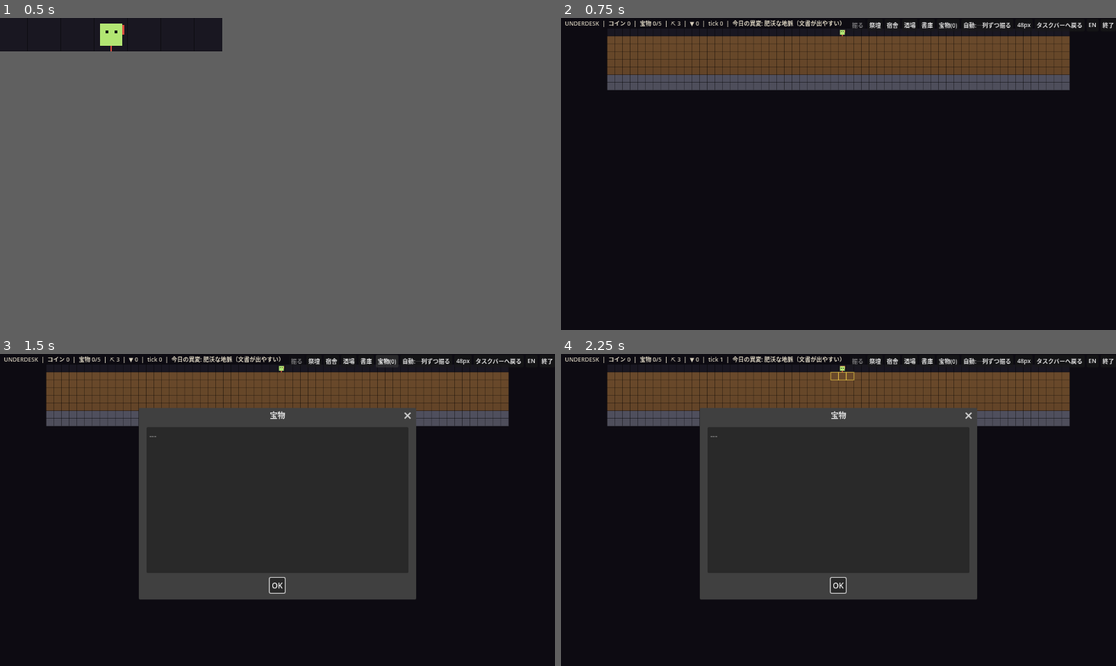
Above: before the commit, frames 1-4 (two rows, left to right).
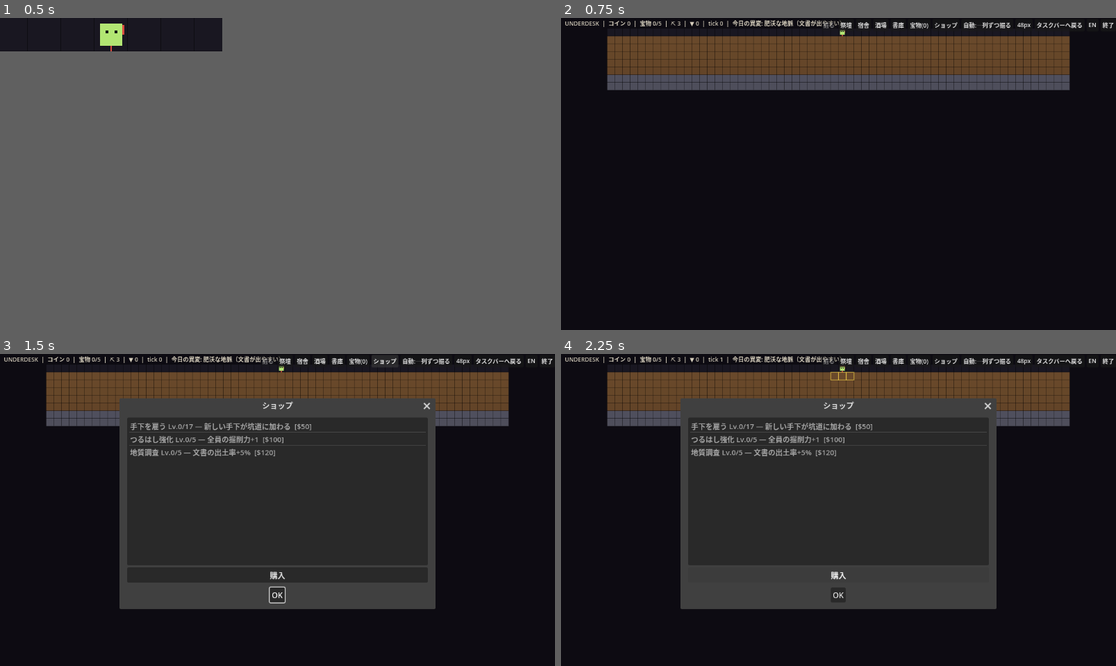
Above: after the commit, the same moments.

Repository: jinsei0604/UnderDesk
Game: Godot game, scene res://src/ui/main.tscn
Same seed, same stepped clock (60 frames per second), same inputs: the game is played once before the commit and once after it.
Inputs (mouse positions are in pixels of both pictures, inside the frame that each line leads up to):
- Up to frame 1 (0.5 s): no input
- Up to frame 2 (0.75 s): tap Enter at 0.5 s; drag from (672, 33) to (694, 27) at 0.52 s
- Up to frame 3 (1.5 s): click (155, 354) at 1.25 s, where only the run after the commit has a clickable "ショップ"
- Up to frame 4 (2.25 s): click (672, 378) at 2 s, where only the run after the commit has a clickable "購入"

Frame 1 is identical in both runs. In frame 2, 0.4% of the frame differs, in the area x 47-72%, y 0-5%; in frame 3, 9.0%; in frame 4, 9.0%, in the area x 21-79%, y 0-82%.

Commit message:
Sprint 10: shop v1 with data-driven lineup
Coins now buy things: hire minions (50 coins, x1.5 per hire), better
pickaxes (dig power +1, 100 coins, x2), and geological surveys
(documents +5%, 120 coins, x2). Goods live in data/shop/*.json so the
lineup can be redesigned without code changes. Purchase levels, costs,
and effects persist in the save and stack with room and daily-anomaly
bonuses. 65 tests passing.

Co-Authored-By: Claude Fable 5 <noreply@anthropic.com>

Diff:
--- /dev/null
+++ b/data/shop/hire_minion.json
@@ -0,0 +1,9 @@
+{
+	"id": "hire_minion",
+	"name_key": "SHOP_HIRE",
+	"desc_key": "SHOP_HIRE_DESC",
+	"base_cost": 50,
+	"cost_mult": 1.5,
+	"effect": "minion_add",
+	"max_level": 17
+}
--- /dev/null
+++ b/data/shop/pickaxe.json
@@ -0,0 +1,9 @@
+{
+	"id": "pickaxe",
+	"name_key": "SHOP_PICKAXE",
+	"desc_key": "SHOP_PICKAXE_DESC",
+	"base_cost": 100,
+	"cost_mult": 2.0,
+	"effect": "dig_power_add",
+	"max_level": 5
+}
--- /dev/null
+++ b/data/shop/survey.json
@@ -0,0 +1,9 @@
+{
+	"id": "survey",
+	"name_key": "SHOP_SURVEY",
+	"desc_key": "SHOP_SURVEY_DESC",
+	"base_cost": 120,
+	"cost_mult": 2.0,
+	"effect": "doc_chance_add",
+	"max_level": 5
+}
--- a/locale/en.csv
+++ b/locale/en.csv
@@ -35,6 +35,14 @@
 UI_NEW_DOC,A new document was unearthed
 UI_DAILY,Today's Anomaly
 UI_COLLECTED,Collected +%d coins
+UI_SHOP,Shop
+UI_BUY,Buy
+SHOP_HIRE,Hire a Minion
+SHOP_HIRE_DESC,A new minion joins the dig
+SHOP_PICKAXE,Better Pickaxes
+SHOP_PICKAXE_DESC,Dig power +1 for the whole crew
+SHOP_SURVEY,Geological Survey
+SHOP_SURVEY_DESC,Documents unearthed +5%
 ANOMALY_LUSH_VEIN,Lush Ley Vein (documents more common)
 ANOMALY_SOFT_EARTH,Soft Earth (dig power +1)
 ANOMALY_GOLD_DUST,Gold Dust Wind (+1 gold per dig)
--- a/locale/ja.csv
+++ b/locale/ja.csv
@@ -35,6 +35,14 @@
 UI_NEW_DOC,新しい文書が出土した
 UI_DAILY,今日の異変
 UI_COLLECTED,回収 +%d コイン
+UI_SHOP,ショップ
+UI_BUY,購入
+SHOP_HIRE,手下を雇う
+SHOP_HIRE_DESC,新しい手下が坑道に加わる
+SHOP_PICKAXE,つるはし強化
+SHOP_PICKAXE_DESC,全員の掘削力+1
+SHOP_SURVEY,地質調査
+SHOP_SURVEY_DESC,文書の出土率+5%
 ANOMALY_LUSH_VEIN,肥沃な地脈（文書が出やすい）
 ANOMALY_SOFT_EARTH,柔らかい土（掘削+1）
 ANOMALY_GOLD_DUST,金粉の風（掘るたび金+1）
--- a/src/core/constants.gd
+++ b/src/core/constants.gd
@@ -32,6 +32,8 @@
 const DOC_CHANCE_PER_ALTAR: float = 0.05
 ## Extra document drop chance while the lush-vein daily anomaly is active.
 const DAILY_DOC_CHANCE_BONUS: float = 0.1
+## Extra document drop chance per level of the survey shop upgrade.
+const UPGRADE_DOC_CHANCE: float = 0.05
 
 const RES_SOIL: String = "soil"
 const RES_STONE: String = "stone"
--- /dev/null
+++ b/src/core/shop_db.gd
@@ -0,0 +1,35 @@
+class_name UDShopDB
+extends RefCounted
+## Shop goods from data/shop/*.json (§7.3): the lineup is data, so it
+## can be redesigned without touching code.
+
+var _goods: Dictionary = {}  # id -> def
+
+
+static func from_dicts(defs: Array) -> UDShopDB:
+	var db := UDShopDB.new()
+	for def: Variant in defs:
+		var good := def as Dictionary
+		db._goods[good["id"]] = good
+	return db
+
+
+static func load_from_dir(dir_path: String) -> UDShopDB:
+	return UDShopDB.from_dicts(UDDataLoader.load_json_dir(dir_path))
+
+
+func has_good(id: String) -> bool:
+	return _goods.has(id)
+
+
+func get_good(id: String) -> Dictionary:
+	assert(_goods.has(id))
+	return _goods[id]
+
+
+func all_ids() -> Array[String]:
+	var ids: Array[String] = []
+	for id: Variant in _goods.keys():
+		ids.append(id)
+	ids.sort()
+	return ids
--- a/src/core/sim.gd
+++ b/src/core/sim.gd
@@ -29,6 +29,8 @@
 ## spot when a dig completes (no hauling trips); converted to coins in
 ## one batch by collect_loot() when the player checks in.
 var pending_loot: Dictionary = {}
+## Shop purchases: id -> { "level": int, "effect": String }.
+var upgrades: Dictionary = {}
 var _rng := RandomNumberGenerator.new()
 
 
@@ -232,6 +234,7 @@
 			power += 1
 	if daily_effect == "dig_power_add":
 		power += 1
+	power += _upgrade_effect_levels("dig_power_add")
 	return power
 
 
@@ -324,6 +327,42 @@
 	return total
 
 
+func upgrade_level(id: String) -> int:
+	if not upgrades.has(id):
+		return 0
+	return int((upgrades[id] as Dictionary).get("level", 0))
+
+
+static func upgrade_cost(good: Dictionary, level: int) -> int:
+	return int(round(float(good["base_cost"]) * pow(float(good["cost_mult"]), level)))
+
+
+## Buys one level of a shop good. Returns false when maxed or unaffordable.
+func buy_upgrade(good: Dictionary) -> bool:
+	var id := str(good["id"])
+	var level := upgrade_level(id)
+	if level >= int(good["max_level"]):
+		return false
+	var cost := UDSim.upgrade_cost(good, level)
+	if int(inventory.get(UD.RES_GOLD, 0)) < cost:
+		return false
+	inventory[UD.RES_GOLD] = int(inventory[UD.RES_GOLD]) - cost
+	var effect := str(good.get("effect", ""))
+	upgrades[id] = {"level": level + 1, "effect": effect}
+	if effect == "minion_add" and minions.size() < UD.MINION_MAX:
+		minions.append(UDMinion.create(minions.size(), UD.DEPOT_POS))
+	return true
+
+
+func _upgrade_effect_levels(effect: String) -> int:
+	var total := 0
+	for id: Variant in upgrades.keys():
+		var entry := upgrades[id] as Dictionary
+		if str(entry.get("effect", "")) == effect:
+			total += int(entry.get("level", 0))
+	return total
+
+
 ## Extra document drop chance from built altars and the daily anomaly.
 func document_chance_bonus() -> float:
 	var bonus := 0.0
@@ -332,6 +371,7 @@
 			bonus += UD.DOC_CHANCE_PER_ALTAR
 	if daily_effect == "doc_chance_add":
 		bonus += UD.DAILY_DOC_CHANCE_BONUS
+	bonus += _upgrade_effect_levels("doc_chance_add") * UD.UPGRADE_DOC_CHANCE
 	return bonus
 
 
@@ -417,6 +457,7 @@
 		"daily_effect": daily_effect,
 		"items": items.duplicate(),
 		"pending_loot": pending_loot.duplicate(),
+		"upgrades": upgrades.duplicate(true),
 	}
 
 
@@ -455,6 +496,12 @@
 		sim.items.append(str(item_id))
 	for res: Variant in (d.get("pending_loot", {}) as Dictionary).keys():
 		sim.pending_loot[res] = int(d["pending_loot"][res])
+	for id: Variant in (d.get("upgrades", {}) as Dictionary).keys():
+		var entry := d["upgrades"][id] as Dictionary
+		sim.upgrades[id] = {
+			"level": int(entry.get("level", 0)),
+			"effect": str(entry.get("effect", "")),
+		}
 	# Pre-v3 saves may hold minions mid-haul: bag their load and free them.
 	for minion in sim.minions:
 		if minion.state == UDMinion.State.HAULING or minion.carrying != "":
--- a/src/ui/main.gd
+++ b/src/ui/main.gd
@@ -41,6 +41,7 @@
 var doc_db: UDDocumentDB
 var room_db: UDRoomDB
 var item_db: UDItemDB
+var shop_db: UDShopDB
 var anomalies: Array = []
 var _anomaly_by_id: Dictionary = {}
 var mode: Mode = Mode.DIG
@@ -70,6 +71,11 @@
 var _treasure_button: Button
 var _treasure_dialog: AcceptDialog
 var _treasure_list: ItemList
+var _shop_button: Button
+var _shop_dialog: AcceptDialog
+var _shop_list: ItemList
+var _shop_buy_button: Button
+var _shop_good_ids: Array[String] = []
 
 @onready var tick_timer: Timer = $TickTimer
 @onready var autosave_timer: Timer = $AutosaveTimer
@@ -81,6 +87,7 @@
 	doc_db = UDDocumentDB.load_from_dir("res://data/documents")
 	room_db = UDRoomDB.load_from_dir("res://data/rooms")
 	item_db = UDItemDB.load_from_dir("res://data/items")
+	shop_db = UDShopDB.load_from_dir("res://data/shop")
 	anomalies = UDDataLoader.load_json_dir("res://data/anomalies")
 	for anomaly: Variant in anomalies:
 		_anomaly_by_id[(anomaly as Dictionary)["id"]] = anomaly
@@ -112,6 +119,7 @@
 	_build_hud()
 	_build_archive_dialog()
 	_build_treasure_dialog()
+	_build_shop_dialog()
 	_refresh_button_texts()
 	_apply_window_mode()
 	queue_redraw()
@@ -481,6 +489,8 @@
 	bar.add_child(_archive_button)
 	_treasure_button = _make_button("", _open_treasures)
 	bar.add_child(_treasure_button)
+	_shop_button = _make_button("", _open_shop)
+	bar.add_child(_shop_button)
 	_policy_button = _make_button("", _cycle_dig_policy)
 	bar.add_child(_policy_button)
 	_height_button = _make_button("", _cycle_height)
@@ -537,6 +547,8 @@
 	_height_button.text = "%dpx" % UD.WINDOW_HEIGHTS[settings.height_index]
 	_collapse_button.text = locale.text("UI_COLLAPSE")
 	_treasure_button.text = "%s(%d)" % [locale.text("UI_TREASURES"), sim.items.size()]
+	_shop_button.text = locale.text("UI_SHOP")
+	_shop_buy_button.text = locale.text("UI_BUY")
 	_locale_button.text = _next_locale_code().to_upper()
 	_quit_button.text = locale.text("UI_QUIT")
 	_refresh_archive_button()
@@ -674,6 +686,64 @@
 	_treasure_dialog.popup_centered()
 
 
+func _build_shop_dialog() -> void:
+	_shop_dialog = AcceptDialog.new()
+	_shop_dialog.title = locale.text("UI_SHOP")
+	_shop_dialog.min_size = Vector2i(640, 400)
+	var box := VBoxContainer.new()
+	box.custom_minimum_size = Vector2(600, 330)
+	_shop_list = ItemList.new()
+	_shop_list.custom_minimum_size = Vector2(0, 280)
+	_shop_list.size_flags_vertical = Control.SIZE_EXPAND_FILL
+	_shop_list.add_theme_font_size_override("font_size", 15)
+	box.add_child(_shop_list)
+	_shop_buy_button = Button.new()
+	_shop_buy_button.pressed.connect(_on_shop_buy)
+	box.add_child(_shop_buy_button)
+	_shop_dialog.add_child(box)
+	add_child(_shop_dialog)
+
+
+func _open_shop() -> void:
+	if settings.resident_mode:
+		_expand()
+	_populate_shop()
+	_shop_dialog.title = locale.text("UI_SHOP")
+	_shop_dialog.popup_centered()
+
+
+func _populate_shop() -> void:
+	var selected := _shop_list.get_selected_items()
+	_shop_list.clear()
+	_shop_good_ids.clear()
+	for good_id in shop_db.all_ids():
+		var good := shop_db.get_good(good_id)
+		var level := sim.upgrade_level(good_id)
+		var max_level := int(good["max_level"])
+		var line := "%s Lv.%d/%d — %s" % [
+			locale.text(good["name_key"]), level, max_level,
+			locale.text(good["desc_key"]),
+		]
+		if level >= max_level:
+			line += "  [MAX]"
+		else:
+			line += "  [$%d]" % UDSim.upgrade_cost(good, level)
+		_shop_good_ids.append(good_id)
+		_shop_list.add_item(line)
+	if not selected.is_empty() and selected[0] < _shop_list.item_count:
+		_shop_list.select(selected[0])
+
+
+func _on_shop_buy() -> void:
+	var selected := _shop_list.get_selected_items()
+	if selected.is_empty():
+		return
+	var good := shop_db.get_good(_shop_good_ids[selected[0]])
+	if sim.buy_upgrade(good):
+		_populate_shop()
+		queue_redraw()
+
+
 func _open_archive() -> void:
 	if settings.resident_mode:
 		# Documents are unreadable in a 48px strip: expand first.
--- /dev/null
+++ b/tests/core/test_shop.gd
@@ -0,0 +1,91 @@
+extends GutTest
+## Shop upgrades: escalating coin costs, effects, and persistence.
+
+
+func _pickaxe() -> Dictionary:
+	return {
+		"id": "pickaxe",
+		"name_key": "SHOP_PICKAXE",
+		"desc_key": "SHOP_PICKAXE_DESC",
+		"base_cost": 100,
+		"cost_mult": 2.0,
+		"effect": "dig_power_add",
+		"max_level": 2,
+	}
+
+
+func _hire() -> Dictionary:
+	return {
+		"id": "hire_minion",
+		"name_key": "SHOP_HIRE",
+		"desc_key": "SHOP_HIRE_DESC",
+		"base_cost": 50,
+		"cost_mult": 1.5,
+		"effect": "minion_add",
+		"max_level": 17,
+	}
+
+
+func test_cost_scales_per_level() -> void:
+	assert_eq(UDSim.upgrade_cost(_hire(), 0), 50)
+	assert_eq(UDSim.upgrade_cost(_hire(), 1), 75)
+	assert_eq(UDSim.upgrade_cost(_pickaxe(), 2), 400)
+
+
+func test_buy_rejects_insufficient_coins() -> void:
+	var sim := UDSim.new_game(UDTestFixtures.strata(), 1)
+	sim.inventory[UD.RES_GOLD] = 99
+	assert_false(sim.buy_upgrade(_pickaxe()))
+	assert_eq(int(sim.inventory[UD.RES_GOLD]), 99, "nothing charged")
+
+
+func test_buy_deducts_and_applies_effect() -> void:
+	var sim := UDSim.new_game(UDTestFixtures.strata(), 1)
+	sim.inventory[UD.RES_GOLD] = 300
+	assert_true(sim.buy_upgrade(_pickaxe()))
+	assert_eq(int(sim.inventory[UD.RES_GOLD]), 200)
+	assert_eq(sim.dig_power(), UD.MINION_DIG_POWER + 1)
+	assert_true(sim.buy_upgrade(_pickaxe()))
+	assert_eq(int(sim.inventory[UD.RES_GOLD]), 0, "level 1 costs double")
+	assert_eq(sim.dig_power(), UD.MINION_DIG_POWER + 2)
+
+
+func test_max_level_enforced() -> void:
+	var sim := UDSim.new_game(UDTestFixtures.strata(), 1)
+	sim.inventory[UD.RES_GOLD] = 10000
+	assert_true(sim.buy_upgrade(_pickaxe()))
+	assert_true(sim.buy_upgrade(_pickaxe()))
+	assert_false(sim.buy_upgrade(_pickaxe()), "max level 2 reached")
+
+
+func test_hire_spawns_minion() -> void:
+	var sim := UDSim.new_game(UDTestFixtures.strata(), 1)
+	sim.inventory[UD.RES_GOLD] = 50
+	var before := sim.minions.size()
+	assert_true(sim.buy_upgrade(_hire()))
+	assert_eq(sim.minions.size(), before + 1)
+
+
+func test_upgrades_survive_roundtrip() -> void:
+	var sim := UDSim.new_game(UDTestFixtures.strata(), 1)
+	sim.inventory[UD.RES_GOLD] = 300
+	sim.buy_upgrade(_pickaxe())
+	var restored := UDSim.from_dict(
+		JSON.parse_string(JSON.stringify(sim.to_dict())), UDTestFixtures.strata()
+	)
+	assert_eq(restored.upgrade_level("pickaxe"), 1)
+	assert_eq(restored.dig_power(), UD.MINION_DIG_POWER + 1)
+
+
+func test_shop_files_load_and_translate() -> void:
+	var db := UDShopDB.load_from_dir("res://data/shop")
+	assert_eq(db.all_ids().size(), 3)
+	var ja := UDLocale.load_locale("ja")
+	var en := UDLocale.load_locale("en")
+	for id in db.all_ids():
+		var good := db.get_good(id)
+		assert_gt(int(good["base_cost"]), 0)
+		assert_gt(float(good["cost_mult"]), 1.0)
+		for locale: UDLocale in [ja, en]:
+			assert_ne(locale.text(good["name_key"]), good["name_key"])
+			assert_ne(locale.text(good["desc_key"]), good["desc_key"])
Binary file changed: locale/en.text.translation
Binary file changed: locale/ja.text.translation
Not shown, added: src/core/shop_db.gd.uid
Not shown, added: tests/core/test_shop.gd.uid
Not shown, changed: CHANGELOG.md
